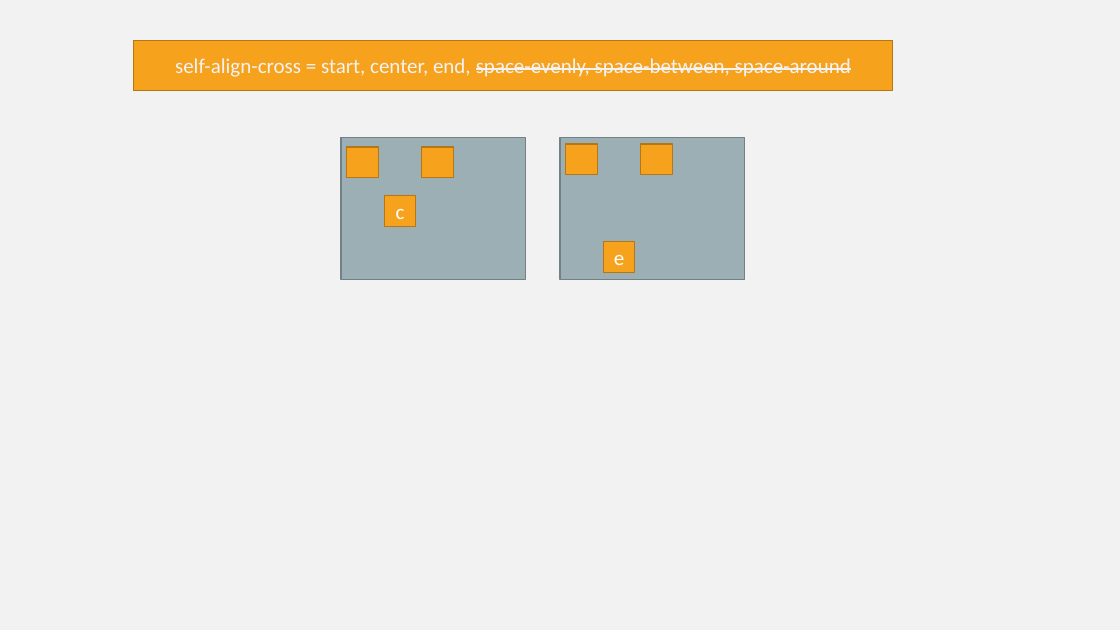
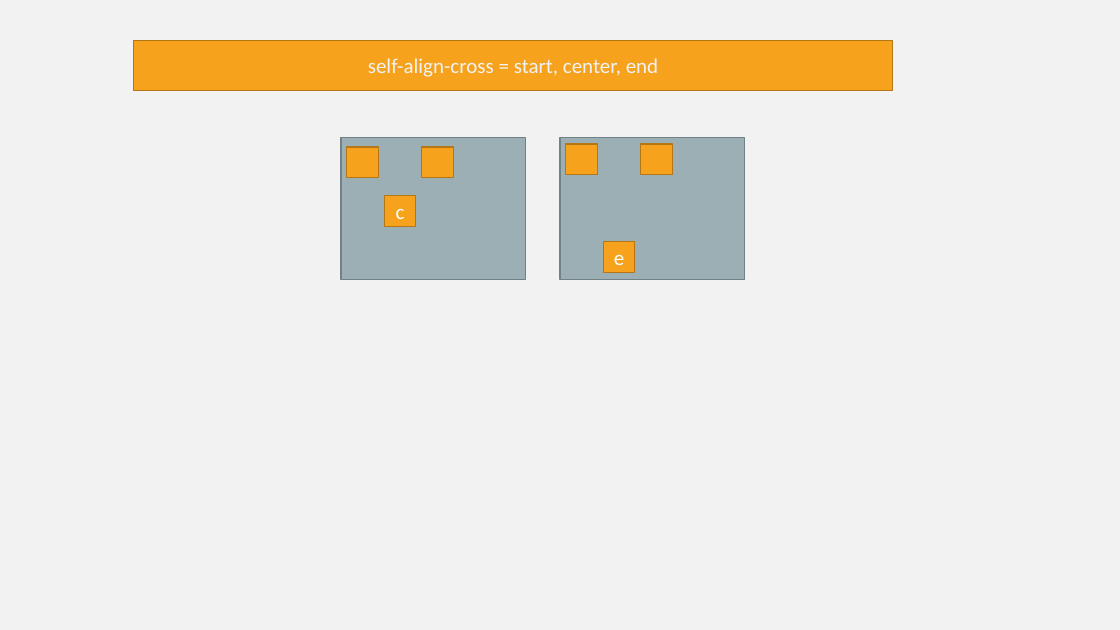
Before and after one commit to jimmy-zhao-tainio/box-layout, a slide deck: slide 7 of box-layout-settings.pptm (slide 6 before the commit). Drawn at 1120x630 pixels with LibreOffice and Linux fonts; fonts in the diff are those of the drawing. Boxes give left, top, right and bottom in pixels: in the first picture for what was removed or moved away, otherwise in the second. Text is boxed around its words. In the diff, an @@ line names an element or a change of style, - is before the commit and + after.

Commit message:
line-align-cross

```diff
--- a/box-layout-settings.pptm
+++ b/box-layout-settings.pptm
@@ text in rectangle at <box>368,58,658,77</box>: text changed @@
-self-align-cross = start, center, end, space-evenly, space-between, space-around
+self-align-cross = start, center, end
```
Also in this commit, not shown: 1 other slide changed, 1 slide added, 14 other files.
